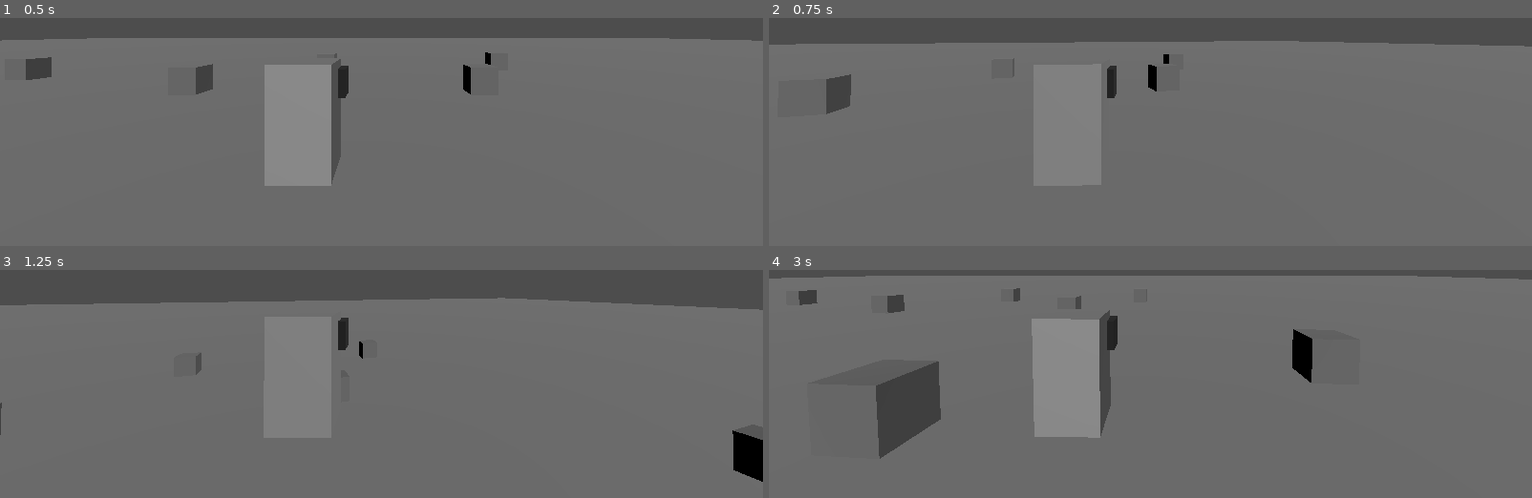
Above: before the commit, frames 1-4 (two rows, left to right).
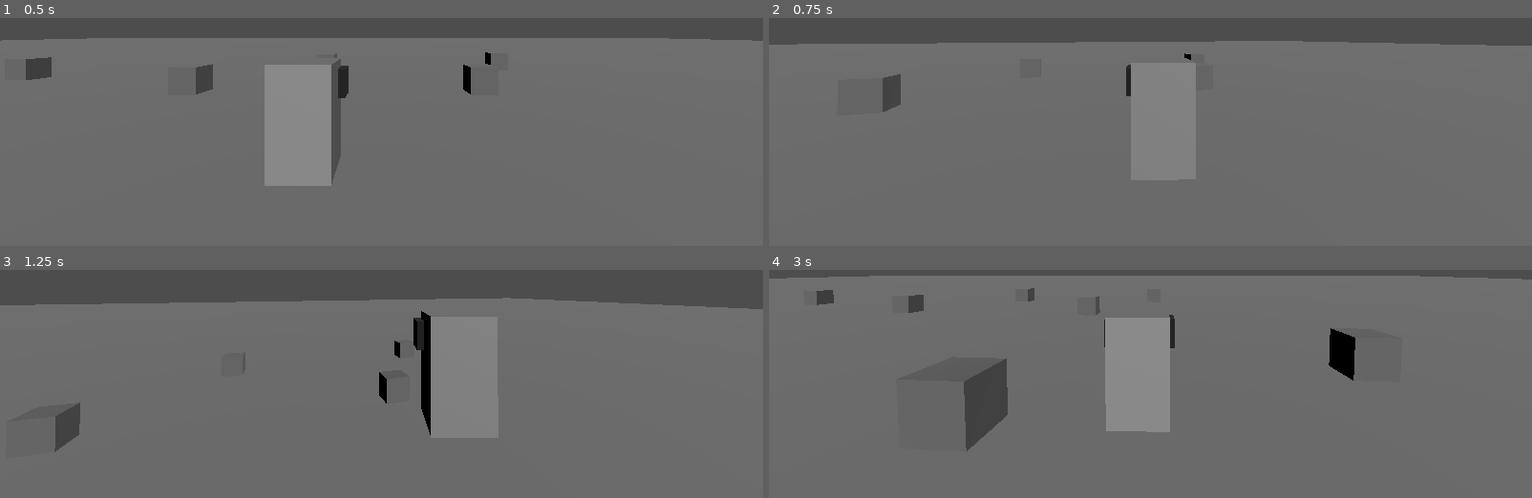
Above: after the commit, the same moments.

Repository: GustLSant/game-componentes
Game: Godot game, scene res://Main.tscn
Two runs of this game, one before a commit and one after it. Both use one fixed random seed, a clock stepped at 60 frames per second and the inputs below.
Inputs (mouse positions are in pixels of both pictures, inside the frame that each line leads up to):
- Up to frame 1 (0.5 s): no input
- Up to frame 2 (0.75 s): tap Enter at 0.5 s; move the mouse to (1188, 29) at 0.52 s; hold D (MoveRight) from 0.53 s (still down); tap Alt (ToggleCameraSide) at 0.6 s
- Up to frame 3 (1.25 s): keep holding D (MoveRight); tap Space (Jump) at 0.77 s
- Up to frame 4 (3 s): move the mouse to (1112, 285) at 1.27 s; release D (MoveRight) at 1.28 s; hold S (MoveBackwards) 1.28-2.03 s; tap W (MoveFoward) at 1.35 s; tap Space (Jump) at 1.52 s; tap Alt (ToggleCameraSide) at 1.55, 2.1, 2.85 s; move the mouse to (1165, 276) at 2.02 s; hold D (MoveRight) from 2.03 s (still down); move the mouse to (1142, 290) at 2.77 s

Frame 1 is identical in both runs. In frame 2, 1.7% of the frame differs, in the area x 3-100%, y 10-43%; in frame 3, 2.4%; in frame 4, 15%, in the area x 1-99%, y 2-83%.

Commit message:
add: camera side control

Diff:
--- a/Components/ThirdPersonShooterPlayer/Camera.gd
+++ b/Components/ThirdPersonShooterPlayer/Camera.gd
@@ -5,6 +5,8 @@
 @onready var pivotRot:Marker3D = $PivotHeight/PivotRot
 @onready var raycast:RayCast3D = $PivotHeight/PivotRot/RayCast3D
 @onready var camera:Camera3D = $PivotHeight/PivotRot/Camera3D
+
+var cameraSide:int = 1
 
 
 func _ready()->void:
@@ -21,12 +23,23 @@
 	pass
 
 
-func _process(delta:float)->void:
+func _process(_delta:float)->void:
+	handleCameraCollision()
+	handleCameraSide(_delta)
+	return
+
+
+func handleCameraCollision()->void:
 	if(raycast.is_colliding()):
 		var vecToCollPoint = raycast.get_collision_point() - raycast.global_position
 		camera.global_position = raycast.get_collision_point() - vecToCollPoint.normalized()*0.1
 	else:
 		camera.global_position = raycast.global_position + raycast.global_transform.basis.z * raycast.target_position.z
 		pass
+	pass
 
-	return
+
+func handleCameraSide(_delta:float)->void:
+	raycast.rotation_degrees.y = lerp(raycast.rotation_degrees.y, 15.0*cameraSide, 8*_delta)
+	if(Input.is_action_just_pressed("ToggleCameraSide")): cameraSide *= -1
+	pass
